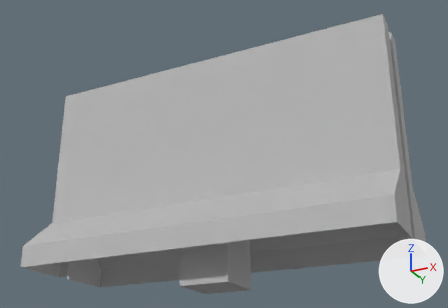
The OBJ model OBJAssets/ConcreteBarricade.obj, before and after one commit.
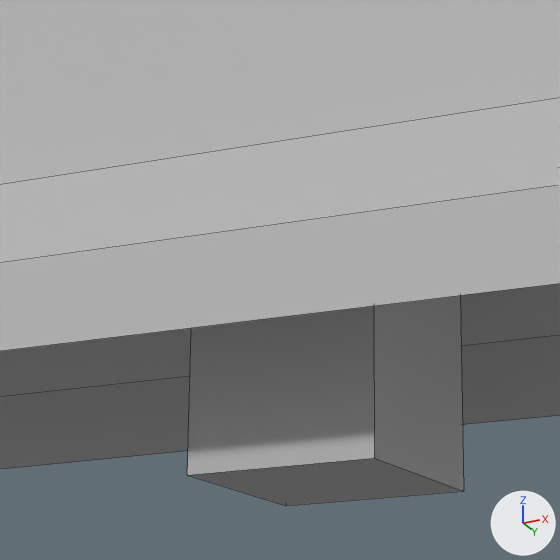
Each version appears first whole from a 50 mm camera at (5.42, -10.5, -2.53) aimed at (0.2, -0.05, 2.17), and next in a close-up on the part from 29% to 62% of the width and 53% to 100% of the height. Arrows for +X, +Y and +Z are at lower right; the lights stay in place. The close-ups show mesh edges as thin lines. Where no turn or scale is listed for an object, it has been applied to the vertices.

The first close-up shows 'ConcreteBarricade'.
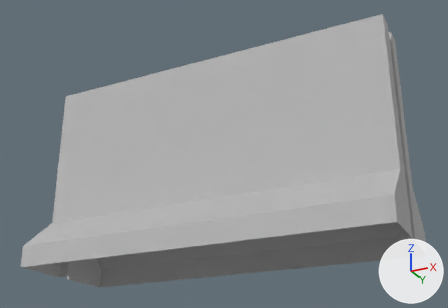
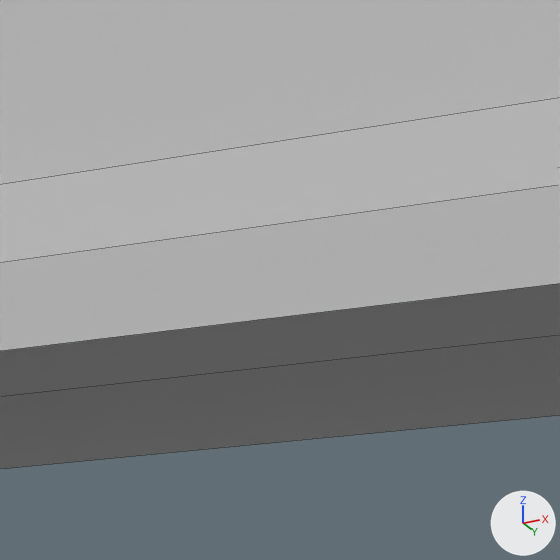
What differs and where, as boxes [x1, y1, x2, y2] in the close-ups (560 x 560 px):
'ConcreteBarricade', reshaped: before [0, 0, 560, 506]; after [0, 0, 560, 469]
part 1 of me_concretebarricade, deleted: before [187, 296, 464, 506]

What changed in the scene script:
```text
Change me_concretebarricade:
    where me_concretebarricade.from_pydata(...)  # 68 vertices, 55 faces; spans x -3.71..3.71, y -1.29..1.29, z -0.5..4.15
    used by ob_concretebarricade; location = (0.0, 0.0, 0.0)
    me_concretebarricade part 1: the loose piece of 8 vertices spanning x -0.5..0.5, y -0.5..0.5, z -0.5..0.5 is deleted
```
